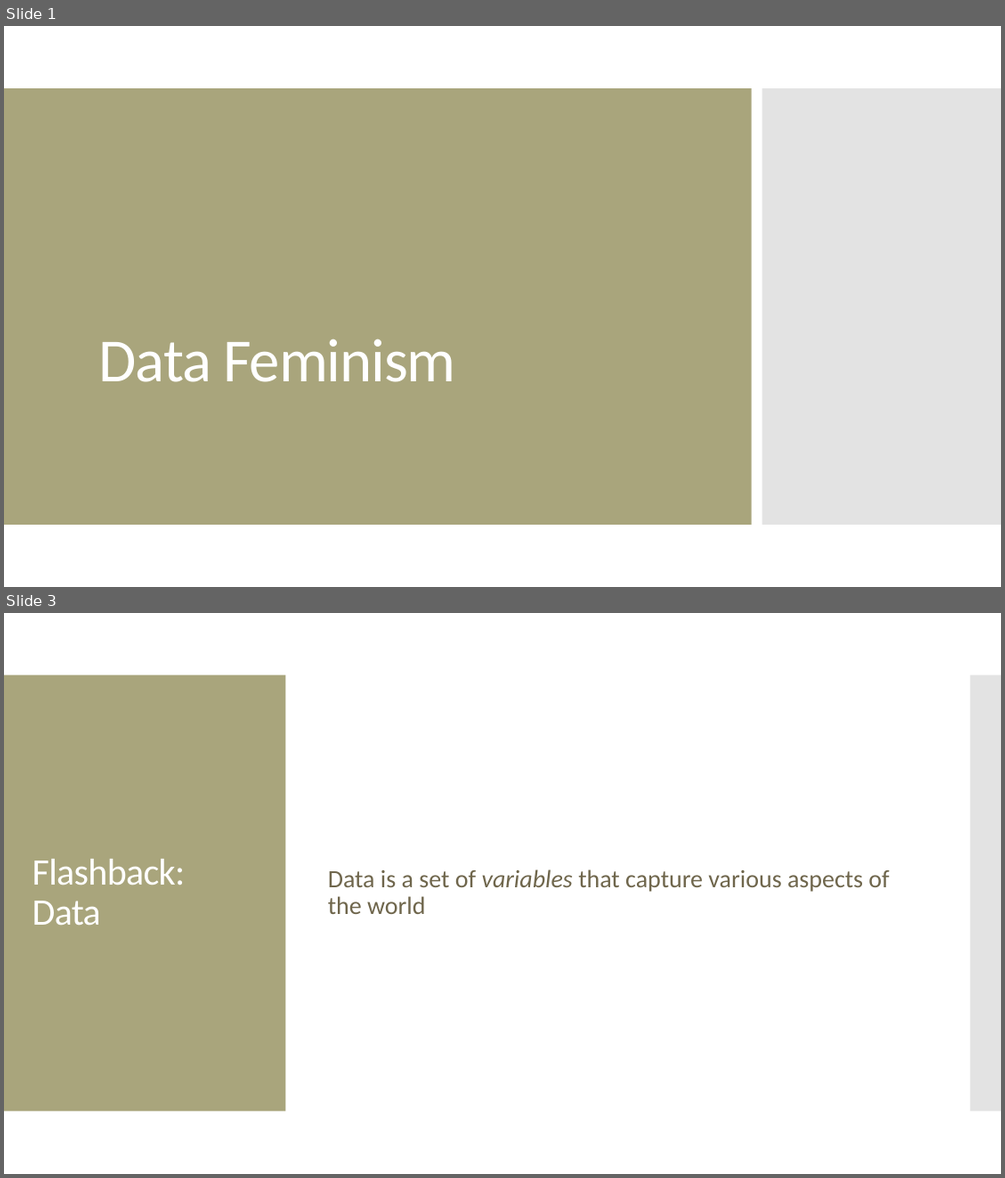
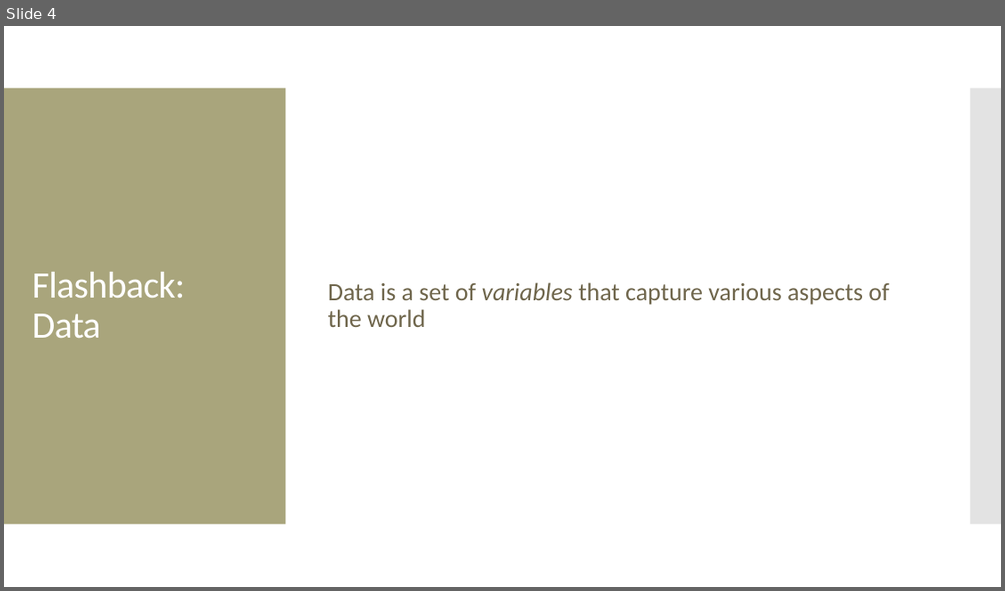
Before and after one commit to amosca01/SDS-CSC109, a slide deck: slides/02-data-feminism.pptx. Shown one above the other, each under a label of ours: slides 1 and 3 before the commit, slide 4 after it; the slides between them are not shown. The pictures are 1005x1178 and 1005x591 pixels, drawn with LibreOffice and Linux fonts; fonts in the diff are those of the drawing. Boxes give left, top, right and bottom in pixels: in the first picture for what was removed or moved away, otherwise in the second. Text is boxed around its words. In the diff, an @@ line names an element or a change of style, - is before the commit and + after.

```diff
--- a/slides/02-data-feminism.pptx
+++ b/slides/02-data-feminism.pptx
@@ slide 1 removed at bbox=[4, 26, 1001, 587], background #FFFFFF @@
@@ rectangle removed at bbox=[4, 88, 752, 524] @@
@@ rectangle removed at bbox=[762, 88, 1001, 524] @@
@@ title removed at bbox=[99, 339, 456, 382] @@
-Data Feminism
@@ what was slide 3 is now slide 4 @@
```
Also in this commit, not shown: 5 slides changed, 2 slides added, 6 other files.
